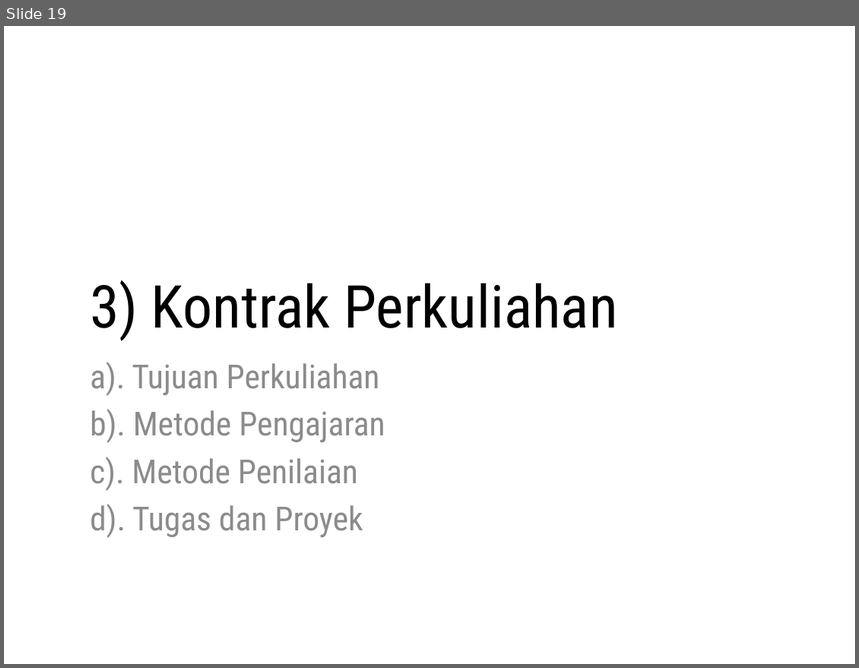
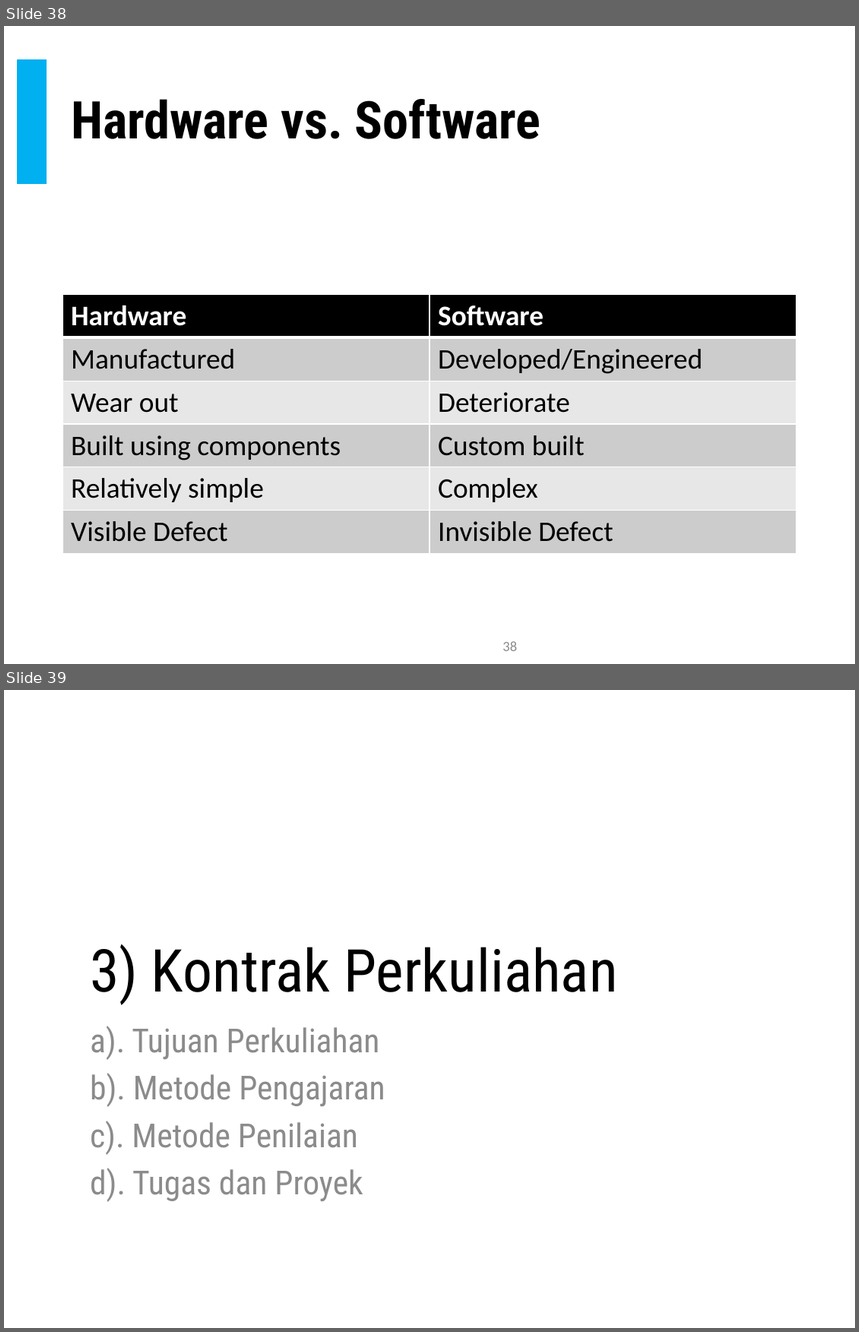
Before and after one commit to doniaft/Proyek-Perangkat-Lunak, a slide deck: 1. Bahan Ajar/01. PPL - Pendahuluan.pptx. Shown one above the other, each under a label of ours: slide 19 before the commit, slides 38 and 39 after it. The pictures are 859x668 and 859x1332 pixels, drawn with LibreOffice and Linux fonts; fonts in the diff are those of the drawing. Boxes give left, top, right and bottom in pixels: in the first picture for what was removed or moved away, otherwise in the second. Text is boxed around its words. In the diff, an @@ line names an element or a change of style, - is before the commit and + after.

```diff
--- a/1. Bahan Ajar/01. PPL - Pendahuluan.pptx
+++ b/1. Bahan Ajar/01. PPL - Pendahuluan.pptx
@@ slide 38 added at [4,26,855,664], background #FFFFFF @@
@@ rectangle added at [18,60,47,183], fill #00B0F0, outline #00B0F0 1 pt @@
@@ title added at [71,99,541,139], 44 pt, text #000000, bold @@
+Hardware vs. Software
@@ table added at [63,295,797,550], 6 rows, 2 columns @@
+Hardware | Software
+Manufactured | Developed/Engineered
+Wear out | Deteriorate
+Built using components | Custom built
+Relatively simple | Complex
+Visible Defect | Invisible Defect
@@ page number added at [503,642,517,651], 12 pt, text #8C8C8C @@
+38
@@ what was slide 19 is now slide 39 @@
```
Also in this commit, not shown: 3 slides changed, 21 other slides added, 2 other files.
